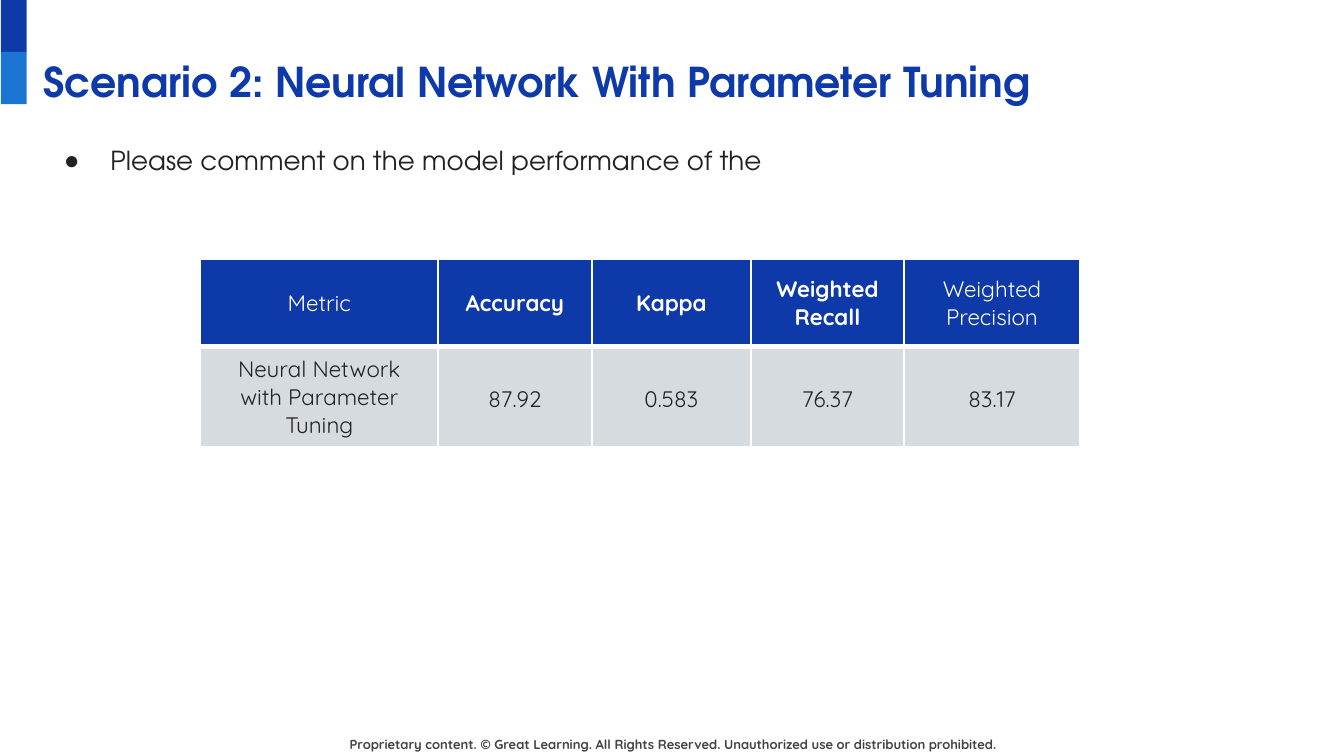
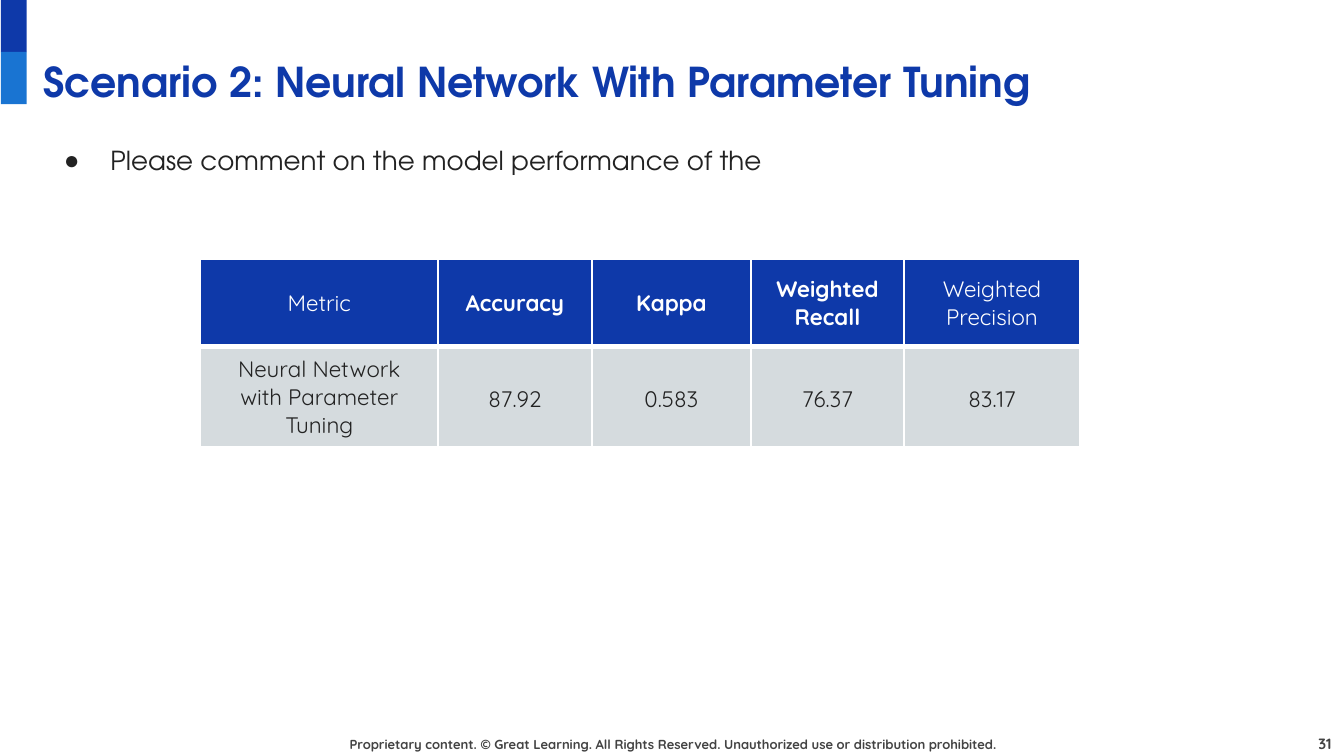
Before and after one commit to juanbucz/GreatLearning-TermProjects, a slide deck: slide 31 of Neural Networks - Loan Default/Loan Default Prediction Presentation - Business Interpretation - John Buczkowski.pptx (slide 21 before the commit). Drawn at 1344x756 pixels with LibreOffice and Linux fonts; fonts in the diff are those of the drawing; background and template pictures are left out. Boxes give left, top, right and bottom in pixels: in the first picture for what was removed or moved away, otherwise in the second. Text is boxed around its words. In the diff, an @@ line names an element or a change of style, - is before the commit and + after.

```diff
--- a/Neural Networks - Loan Default/Loan Default Prediction Presentation - Business Interpretation - John Buczkowski.pptx
+++ b/Neural Networks - Loan Default/Loan Default Prediction Presentation - Business Interpretation - John Buczkowski.pptx
@@ page number added at [1318, 738, 1331, 749], 8 pt, text #434343, bold @@
+31
```
Also in this commit, not shown: 18 other slides changed, 11 slides added, 1 slide removed, 2 other files.
